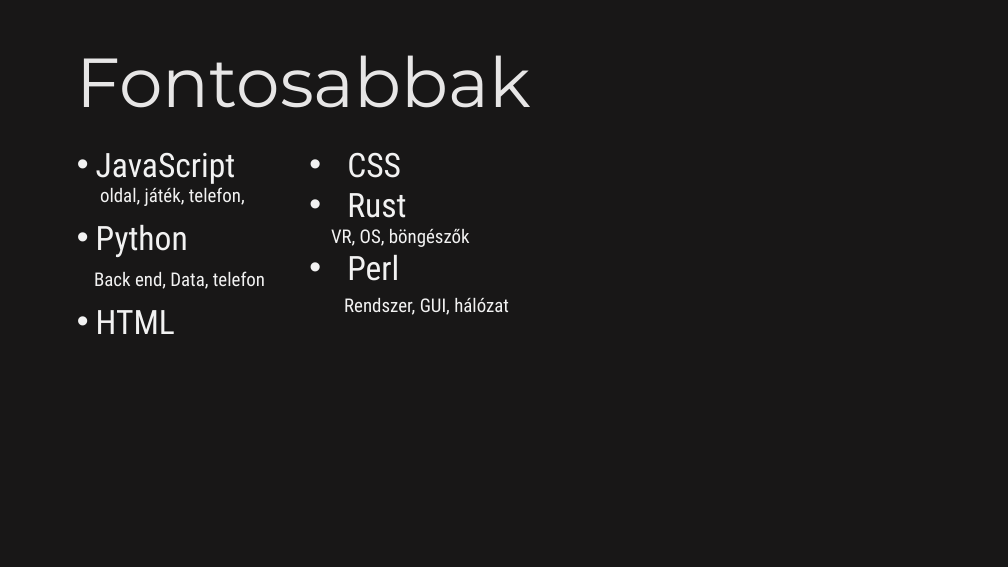
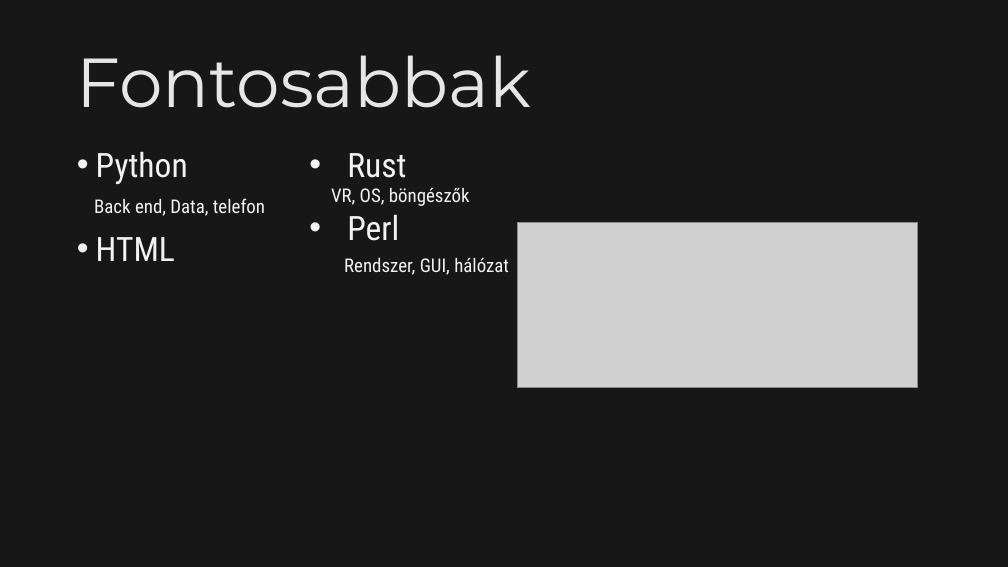
Before and after one commit to PiciMadar/IKTproba01, a slide deck: slide 4 of szakmaivalamiigen.pptx. Drawn at 1008x567 pixels with LibreOffice and Linux fonts; fonts in the diff are those of the drawing; grey boxes stand for pictures. Boxes give left, top, right and bottom in pixels: in the first picture for what was removed or moved away, otherwise in the second. Text is boxed around its words. In the diff, an @@ line names an element or a change of style, - is before the commit and + after.

```diff
--- a/szakmaivalamiigen.pptx
+++ b/szakmaivalamiigen.pptx
@@ text at (x1=96, y1=153, x2=245, y2=206): paragraph removed @@
-• JavaScript
-  oldal, játék, telefon,
@@ text at (x1=347, y1=152, x2=401, y2=178): paragraph removed @@
-• CSS
@@ picture added at (x1=517, y1=222, x2=917, y2=387) @@
```
Also in this commit, not shown: 3 other slides changed.
